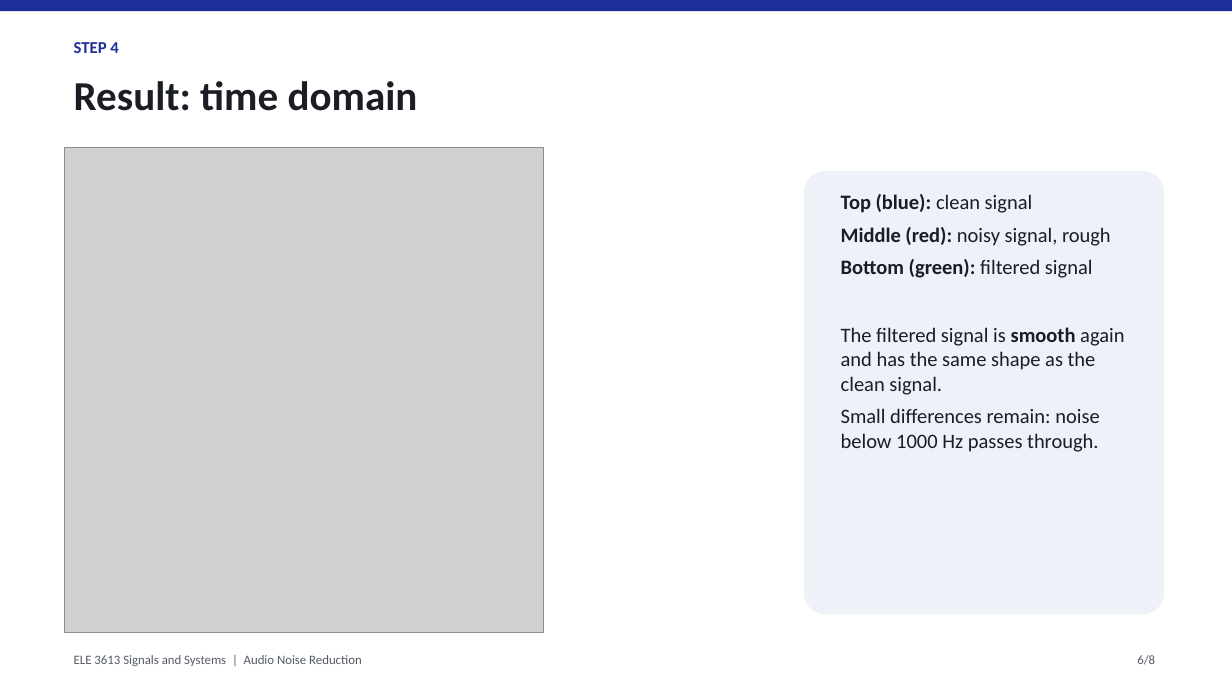
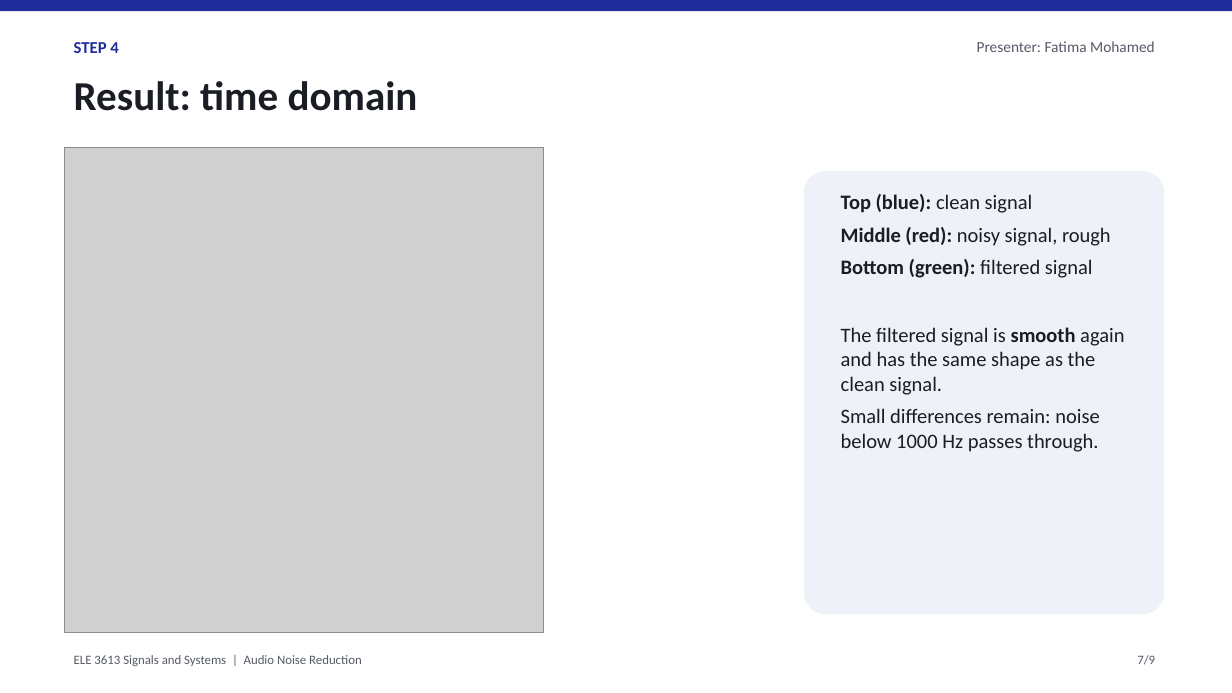
Before and after one commit to sshammaalman-art/Signal-project, a slide deck: slide 7 of AudioNoiseReduction_Presentation.pptx (slide 6 before the commit). Drawn at 1232x693 pixels with LibreOffice and Linux fonts; fonts in the diff are those of the drawing; grey boxes stand for pictures. Boxes give left, top, right and bottom in pixels: in the first picture for what was removed or moved away, otherwise in the second. Text is boxed around its words. In the diff, an @@ line names an element or a change of style, - is before the commit and + after.

```diff
--- a/AudioNoiseReduction_Presentation.pptx
+++ b/AudioNoiseReduction_Presentation.pptx
@@ text added at [977, 41, 1155, 52], 12 pt, text #555B66 @@
+Presenter: Fatima Mohamed
@@ text at [1137, 655, 1155, 665]: text changed @@
-6/8
+7/9
```
Also in this commit, not shown: 6 other slides changed, 1 slide added, 3 other files.
